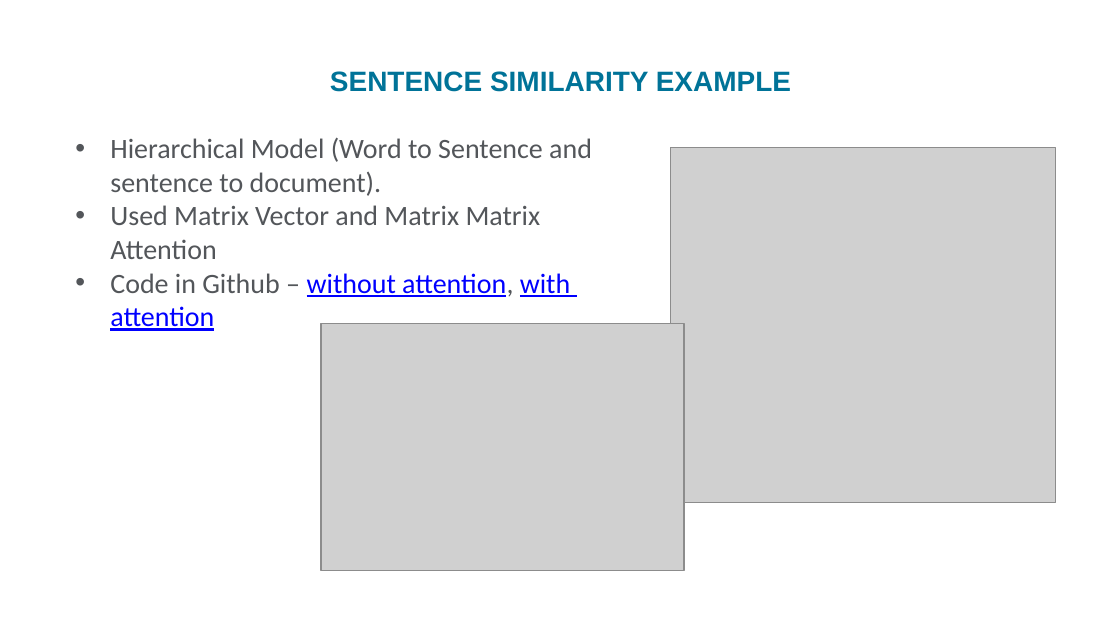
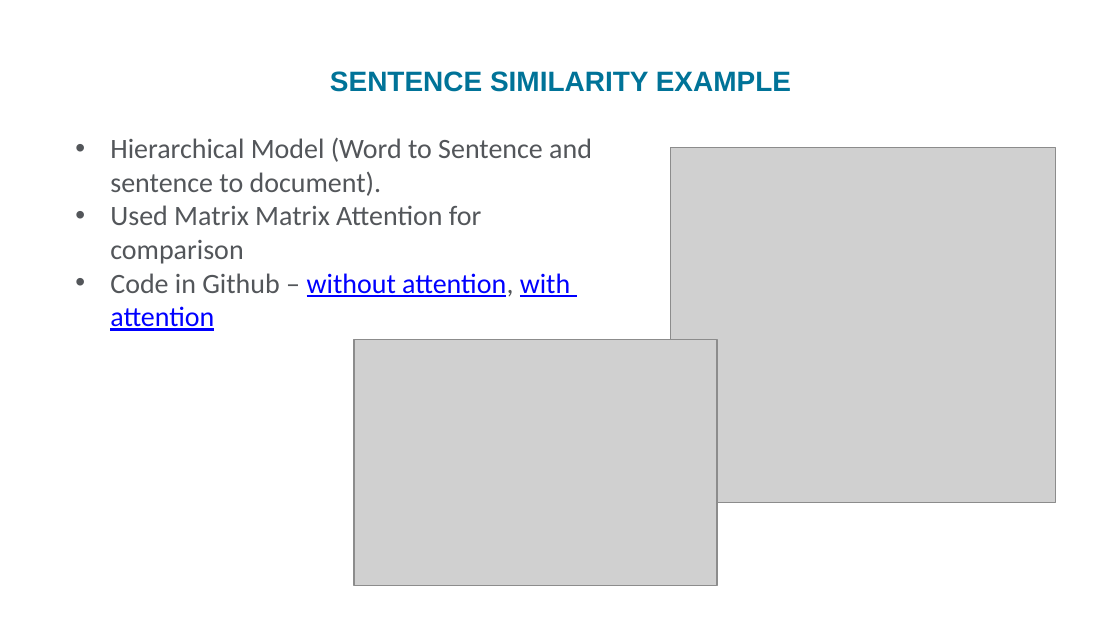
Before and after one commit to sujitpal/eeap-examples, a slide deck: slide 20 of docs/presentation_slides.pptx. Drawn at 1120x630 pixels with LibreOffice and Linux fonts; fonts in the diff are those of the drawing; grey boxes stand for pictures; background and template pictures are left out. Boxes give left, top, right and bottom in pixels: in the first picture for what was removed or moved away, otherwise in the second. Text is boxed around its words. In the diff, an @@ line names an element or a change of style, - is before the commit and + after.

```diff
--- a/docs/presentation_slides.pptx
+++ b/docs/presentation_slides.pptx
@@ text at bbox=[110, 205, 481, 264]: text changed @@
-• Used Matrix Vector and Matrix Matrix Attention
+• Used Matrix Matrix Attention for comparison
@@ picture: place and size @@
-picture at bbox=[321, 324, 684, 570]
+picture at bbox=[354, 339, 717, 586]
```
Also in this commit, not shown: 4 other slides changed, 6 other files.
